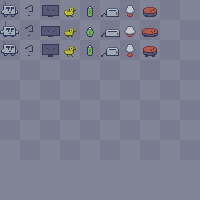
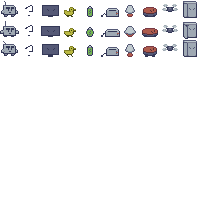
Layered file, before and after one edit (200px x 200px). Changes by layer:
painted on "Background" over [162, 1, 197, 57]
hid "Layer #1" over [0, 0, 200, 160]
hid "Layer" over [0, 0, 200, 200]
